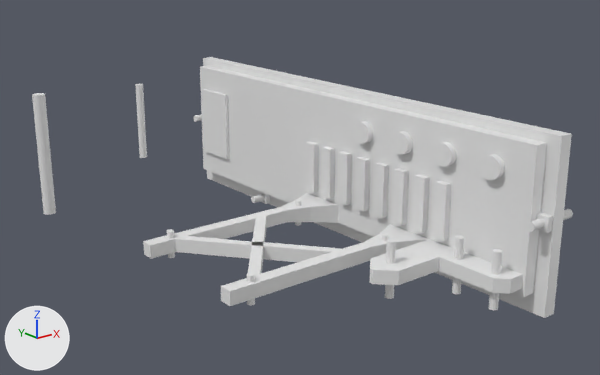
What one commit did to the Blender file lib/3dModel/radioHolder.blend.
Rendered twice from a 50 mm camera at (-0.215, -0.241, 0.088) aimed at (-0.032, -0.011, -0.004). The axes (+X, +Y, +Z) are drawn at lower left. The lights are the same throughout. The same objects are shown in both versions, whatever each file hides.

The scene before the commit, as lines of its bpy script (objects in view):
```python
ob_cutoutmpuhole_003 = bpy.data.objects.new('cutOutMPUHole.003', me_cylinder_022)
ob_cutoutmpuhole_003.location = (-0.0132, -0.0878, -0.0199)
ob_cutoutmpuhole_004 = bpy.data.objects.new('cutOutMPUHole.004', me_cylinder_023)
ob_cutoutmpuhole_004.location = (-0.0132, -0.0722, -0.0199)
ob_cutoutscreen_001 = bpy.data.objects.new('cutOutScreen.001', me_cube_059)
ob_cutoutscreen_001.location = (0.0, 0.0817, 0.0)
ob_cutoutscreen_001.scale = (0.9, 1.0, 1.0)
ob_cutoutscreenhole_001 = bpy.data.objects.new('cutOutScreenHole.001', me_cylinder_013)
ob_cutoutscreenhole_001.location = (-0.0916, 0.0814, -0.001)
ob_cutoutscreenhole_001.scale = (1.67, 1.67, 2.5)
ob_frontplate_001 = bpy.data.objects.new('frontPlate.001', me_cube_061)
ob_frontplate_001.location = (0.0, 0.0, -0.002)
ob_holder_left = bpy.data.objects.new('holder left', me_cube_003)
ob_holder_left.location = (-0.0475, -0.044, -0.02)
ob_holder_left.scale = (16.0, 1.0, 1.0)
ob_innerplate_001 = bpy.data.objects.new('innerPlate.001', me_cube_060)
ob_innerplate_001.location = (-0.005, 0.0, 0.0)
ob_mpudhtholder_001 = bpy.data.objects.new('MPUDHTHolder.001', me_cube_041)
ob_mpudhtholder_001.location = (-0.0122, -0.0739, -0.02)
ob_switch2_001 = bpy.data.objects.new('switch2.001', me_cylinder_036)
ob_switch2_001.location = (0.0, -0.08, 0.015)
ob_switch2_001.rotation_euler = (0.0, 1.571, 0.0)  # degrees (0, 90, 0)
ob_switch2_001.scale = (1.0, 1.0, 2.0)
# also in view: 'RasterPi.014' at (0.0, -0.03, -0.005); 'switch1.001' at (0.0, -0.06, 0.015); 'RasterPi.012' at (0.0, -0.01, -0.005); 'RasterPi.010' at (0.0, 0.01, -0.005); 'cutOutDHTHole.001' at (-0.033, -0.061, -0.02)
```
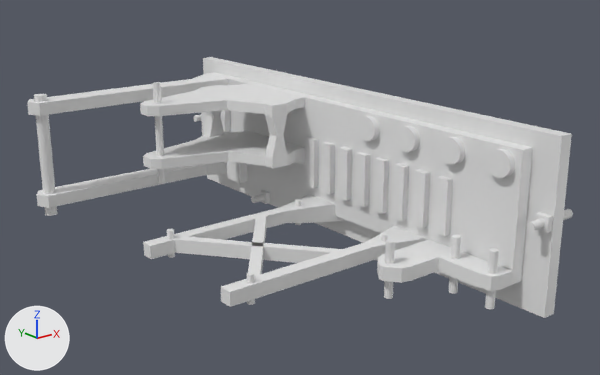
Where the change shows, as pixel boxes [x1, y1, x2, y2] in the pictures (600 x 375 px; the box of a moved part takes in the faces that stretch with it):
'innerPlate.001', rescaled (8% shorter): before [200, 66, 547, 297]; after [206, 72, 533, 285]
'holder left', moved: before [143, 193, 429, 306]; after [143, 194, 426, 307]
'VK162HolderPlate', added: after [140, 84, 305, 169]
'MPUDHTHolder.001', reshaped, moved (12% narrower): before [369, 239, 523, 294]; after [377, 239, 513, 291]
'Cube', added: after [36, 162, 227, 208]
'Cube.001', added: after [27, 74, 229, 116]
'cutOutScreen.001', moved, rescaled: before [202, 89, 230, 159]; after [201, 110, 231, 164]
'cutOutScreenHole.001', moved: before [32, 93, 56, 215]; after [34, 94, 58, 216]
'cutOutVK162Hole.002', moved, rescaled (8% wider, 36% taller): before [135, 84, 147, 158]; after [153, 82, 166, 183]
'switch2.001', moved, rescaled (12% wider, 11% taller): before [480, 154, 505, 180]; after [487, 149, 515, 178]
'switch1.001', moved, rescaled (8% wider, 12% taller): before [434, 142, 457, 167]; after [440, 137, 465, 165]
'switch4.001', moved, rescaled: before [392, 131, 413, 155]; after [396, 126, 420, 152]
'cutOutMPUHole.003', moved: before [488, 249, 502, 310]; after [485, 248, 499, 309]
'switch3.001', moved, rescaled (10% wider, 8% taller): before [354, 121, 374, 144]; after [358, 116, 380, 141]
'cutOutMPUHole.004', moved: before [452, 236, 464, 294]; after [449, 235, 461, 294]
'cutOutCables', added: after [227, 161, 247, 183]
part 1 of me_cube_041, moved or reshaped: before [373, 270, 399, 285]; after [382, 267, 402, 283]
part 2 of me_cube_041, moved or reshaped: before [370, 253, 406, 271]; after [378, 253, 411, 268]
part 3 of me_cube_041, moved or reshaped: before [369, 269, 373, 284]; after [379, 265, 383, 280]
part 4 of me_cube_041, moved or reshaped: before [478, 269, 523, 294]; after [477, 269, 513, 291]

The change, as a diff of the scene's bpy script:
```diff
--- a/lib/3dModel/radioHolder.blend.py
+++ b/lib/3dModel/radioHolder.blend.py
@@ me_cube_041 @@
-me_cube_041.from_pydata(...)  # 47 vertices, 35 faces; spans x -0.0298..0.005, y -0.02..0.02, z -0.0025..0.0025
+me_cube_041.from_pydata(...)  # 47 vertices, 35 faces; spans x -0.0252..0.005, y -0.0161..0.02, z -0.0025..0.0025
+# me_cube_041 part 1: all 2 vertices in x -0.024, y 0.0065..0.0066, z -0.0025..0.0025 are moved by (0.0026, 0.0009, 0.0)
+# me_cube_041 part 2: all 2 vertices in x -0.0217, y 0.02, z -0.0025..0.0025 are moved by (0.0038, 0.0, 0.0)
+# me_cube_041 part 3: all 4 vertices in x -0.0298, y 0.0124..0.014, z -0.0025..0.0025 are moved by (0.0047, 0.0, 0.0)
+# me_cube_041 part 4: 8 of 47 vertices moved; they spanned x -0.005..0.005, y -0.02..-0.0161, z -0.0025..0.0025 and now span x -0.0039..0.005, y -0.0161..-0.0149, z -0.0025..0.0025; mean shift (0.0003, 0.0032, 0.0); largest move (0.005, -0.02, -0.0025) -> (0.005, -0.0161, -0.0025)
@@ ob_innerplate_001 @@
 ob_innerplate_001.location = (-0.005, 0.0, 0.0)
+ob_innerplate_001.scale = (1.0, 0.947, 0.9)
@@ ob_cutoutscreen_001 @@
 ob_cutoutscreen_001 = bpy.data.objects.new('cutOutScreen.001', me_cube_059)
-ob_cutoutscreen_001.location = (0.0, 0.0817, 0.0)
-ob_cutoutscreen_001.scale = (0.9, 1.0, 1.0)
+ob_cutoutscreen_001.location = (-0.0017, 0.0801, 0.0)
+ob_cutoutscreen_001.scale = (0.9, 1.0, 1.1)
@@ ob_cutoutscreenhole_001 @@
 ob_cutoutscreenhole_001 = bpy.data.objects.new('cutOutScreenHole.001', me_cylinder_013)
-ob_cutoutscreenhole_001.location = (-0.0916, 0.0814, -0.001)
+ob_cutoutscreenhole_001.location = (-0.0916, 0.0798, -0.001)
 ob_cutoutscreenhole_001.scale = (1.67, 1.67, 2.5)
@@ ob_mpudhtholder_001 @@
 ob_mpudhtholder_001 = bpy.data.objects.new('MPUDHTHolder.001', me_cube_041)
-ob_mpudhtholder_001.location = (-0.0122, -0.0739, -0.02)
+ob_mpudhtholder_001.location = (-0.0128, -0.074, -0.02)
@@ ob_cutoutmpuhole_003 @@
 ob_cutoutmpuhole_003 = bpy.data.objects.new('cutOutMPUHole.003', me_cylinder_022)
-ob_cutoutmpuhole_003.location = (-0.0132, -0.0878, -0.0199)
+ob_cutoutmpuhole_003.location = (-0.0138, -0.0868, -0.0198)
@@ ob_cutoutmpuhole_004 @@
 ob_cutoutmpuhole_004 = bpy.data.objects.new('cutOutMPUHole.004', me_cylinder_023)
-ob_cutoutmpuhole_004.location = (-0.0132, -0.0722, -0.0199)
+ob_cutoutmpuhole_004.location = (-0.0138, -0.0712, -0.0198)
@@ ob_holder_left @@
 ob_holder_left = bpy.data.objects.new('holder left', me_cube_003)
-ob_holder_left.location = (-0.0475, -0.044, -0.02)
+ob_holder_left.location = (-0.0475, -0.044, -0.0202)
 ob_holder_left.scale = (16.0, 1.0, 1.0)
@@ ob_switch2_001 @@
 ob_switch2_001 = bpy.data.objects.new('switch2.001', me_cylinder_036)
-ob_switch2_001.location = (0.0, -0.08, 0.015)
+ob_switch2_001.location = (0.0, -0.0832, 0.017)
 ob_switch2_001.rotation_euler = (0.0, 1.571, 0.0)  # degrees (0, 90, 0)
-ob_switch2_001.scale = (1.0, 1.0, 2.0)
+ob_switch2_001.scale = (1.12, 1.12, 2.0)
@@ ob_switch4_001 @@
 ob_switch4_001 = bpy.data.objects.new('switch4.001', me_cylinder_034)
-ob_switch4_001.location = (0.0, -0.04, 0.015)
+ob_switch4_001.location = (0.0, -0.0427, 0.017)
 ob_switch4_001.rotation_euler = (0.0, 1.571, 0.0)  # degrees (0, 90, 0)
-ob_switch4_001.scale = (1.0, 1.0, 2.0)
+ob_switch4_001.scale = (1.12, 1.12, 2.0)
@@ ob_switch3_001 @@
 ob_switch3_001 = bpy.data.objects.new('switch3.001', me_cylinder_035)
-ob_switch3_001.location = (0.0, -0.02, 0.015)
+ob_switch3_001.location = (0.0, -0.0227, 0.017)
 ob_switch3_001.rotation_euler = (0.0, 1.571, 0.0)  # degrees (0, 90, 0)
-ob_switch3_001.scale = (1.0, 1.0, 2.0)
+ob_switch3_001.scale = (1.12, 1.12, 2.0)
@@ ob_switch1_001 @@
 ob_switch1_001 = bpy.data.objects.new('switch1.001', me_cylinder_037)
-ob_switch1_001.location = (0.0, -0.06, 0.015)
+ob_switch1_001.location = (0.0, -0.0632, 0.017)
 ob_switch1_001.rotation_euler = (0.0, 1.571, 0.0)  # degrees (0, 90, 0)
-ob_switch1_001.scale = (1.0, 1.0, 2.0)
+ob_switch1_001.scale = (1.12, 1.12, 2.0)
@@ ob_cutoutvk162hole_002 @@
 ob_cutoutvk162hole_002 = bpy.data.objects.new('cutOutVK162Hole.002', me_cylinder_020)
-ob_cutoutvk162hole_002.location = (-0.0595, 0.0571, 0.0129)
-ob_cutoutvk162hole_002.scale = (1.0, 1.0, 1.5)
+ob_cutoutvk162hole_002.location = (-0.0591, 0.0437, 0.0103)
+ob_cutoutvk162hole_002.scale = (1.0, 1.0, 2.0)
@@ ob_vk162holderplate @@
+ob_vk162holderplate = bpy.data.objects.new('VK162HolderPlate', me_cube)  # 374 vertices, 334 faces; spans x -1.0..1.0, y -1.23..1.26, z -3.04..11.51
+ob_vk162holderplate.location = (-0.0352, 0.0361, -0.0006)
+ob_vk162holderplate.scale = (0.03, 0.02, 0.002)
@@ ob_cube_001 @@
+ob_cube_001 = bpy.data.objects.new('Cube.001', me_cube_009)  # 58 vertices, 54 faces; spans x -1.0..1.0, y -1.82..2.0, z -1.27..1.0
+ob_cube_001.location = (-0.052, 0.0799, 0.0193)
+ob_cube_001.scale = (0.045, 0.005, -0.0025)
@@ ob_cube @@
+ob_cube = bpy.data.objects.new('Cube', me_cube_009.copy())
+ob_cube.location = (-0.052, 0.0799, -0.019)
+ob_cube.scale = (0.045, 0.005, 0.0025)
@@ ob_cutoutcables @@
+ob_cutoutcables = bpy.data.objects.new('cutOutCables', me_cube_059.copy())  # the mesh of ob_cutoutscreen_001
+ob_cutoutcables.location = (-0.0017, 0.0628, -0.0152)
+ob_cutoutcables.scale = (1.0, 0.5, 0.5)
```
